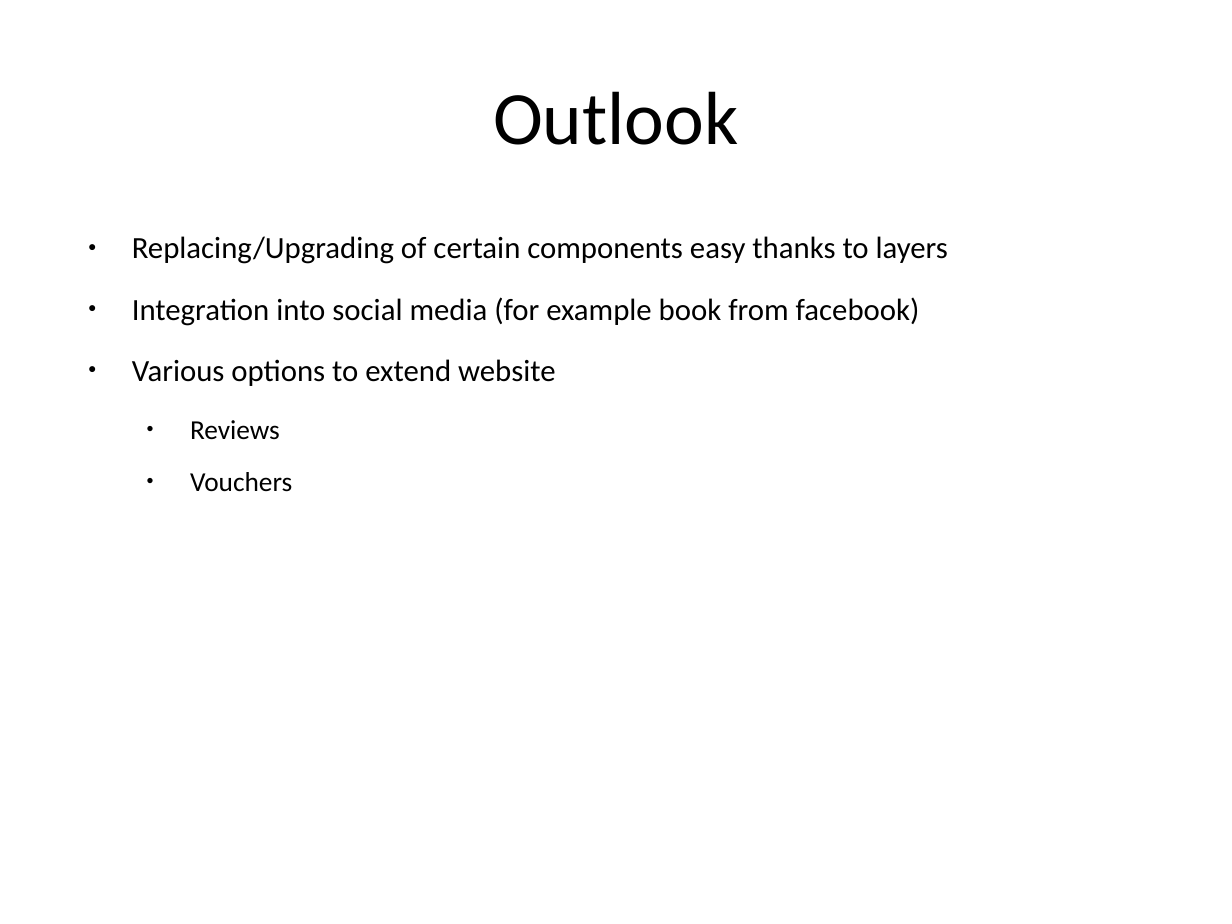
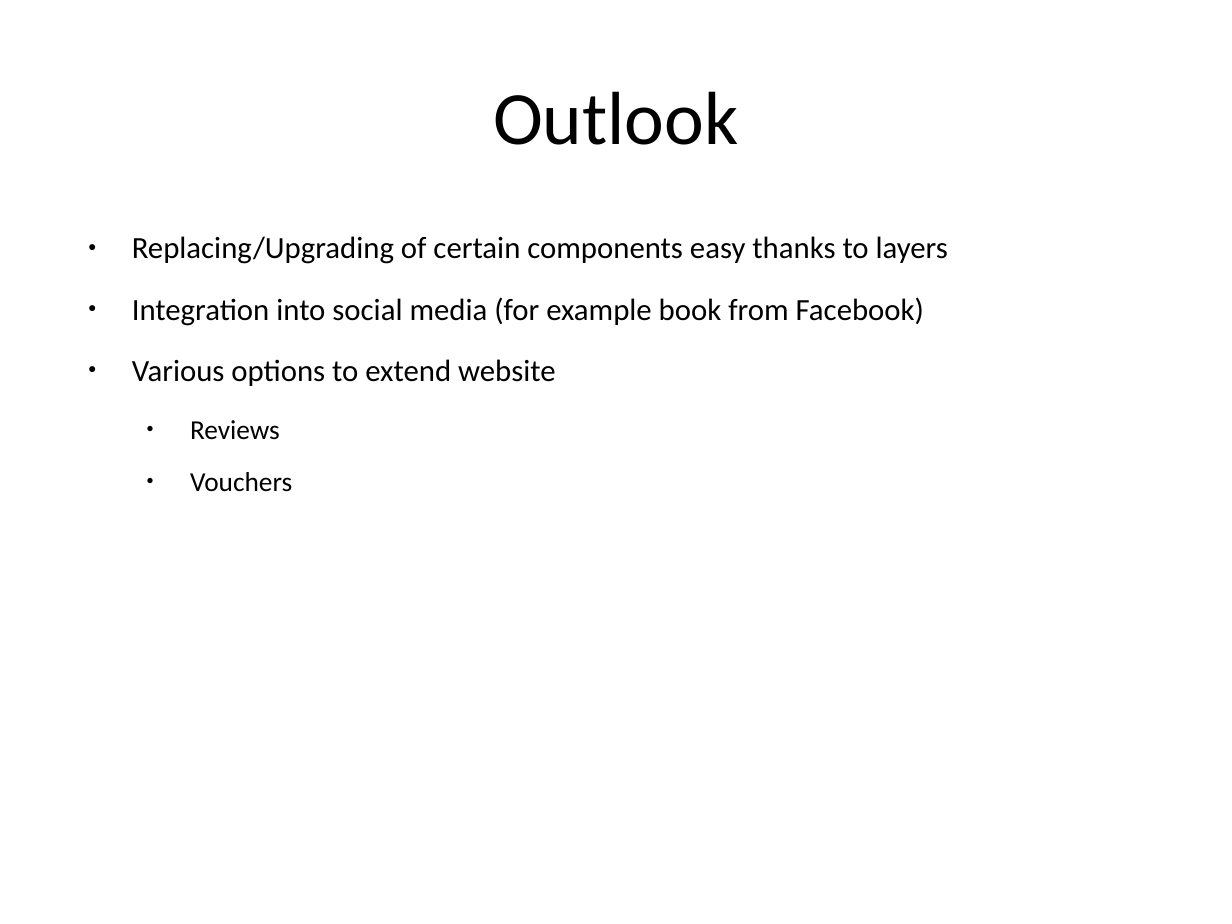
Before and after one commit to markusmo/HotelSoftware, a slide deck: slide 42 of Documentation/Praesentation/PresentationRoomanizer.pptx (slide 41 before the commit). Drawn at 1232x924 pixels with LibreOffice and Linux fonts; fonts in the diff are those of the drawing. Boxes give left, top, right and bottom in pixels: in the first picture for what was removed or moved away, otherwise in the second. Text is boxed around its words. In the diff, an @@ line names an element or a change of style, - is before the commit and + after.

```diff
--- a/Documentation/Praesentation/PresentationRoomanizer.pptx
+++ b/Documentation/Praesentation/PresentationRoomanizer.pptx
@@ text at <box>132,297,924,326</box>: text changed @@
-● Integration into social media (for example book from facebook)
+● Integration into social media (for example book from Facebook)
```
Also in this commit, not shown: 1 slide added, 3 other files.
